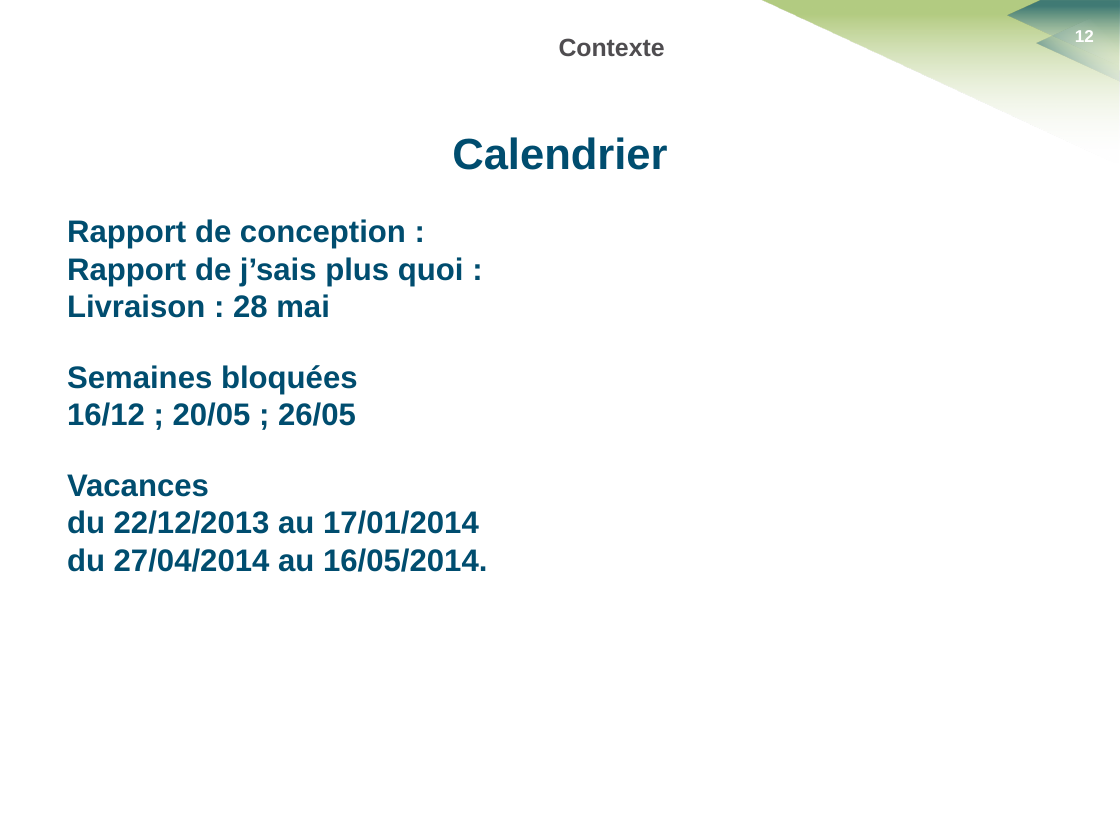
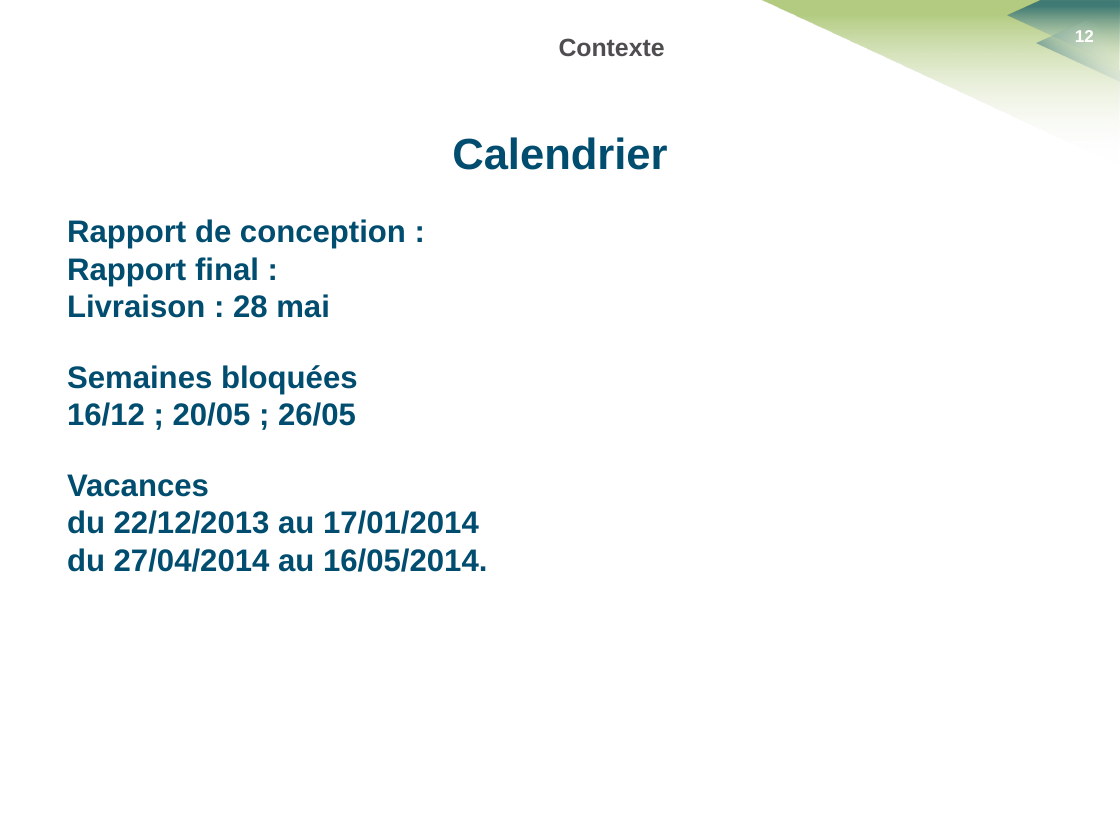
Before and after one commit to HKervadec/korrigolo, a slide deck: slide 12 of soutenances/planification/soutenance_planification.pptx. Drawn at 1120x840 pixels with LibreOffice and Linux fonts; fonts in the diff are those of the drawing; background and template pictures are left out. Boxes give left, top, right and bottom in pixels: in the first picture for what was removed or moved away, otherwise in the second. Text is boxed around its words. In the diff, an @@ line names an element or a change of style, - is before the commit and + after.

```diff
--- a/soutenances/planification/soutenance_planification.pptx
+++ b/soutenances/planification/soutenance_planification.pptx
@@ text at [67, 257, 259, 286]: text changed @@
-Rapport de j’sais plus quoi :
+Rapport final :
```
Also in this commit, not shown: 1 other slide changed, 1 other file.
